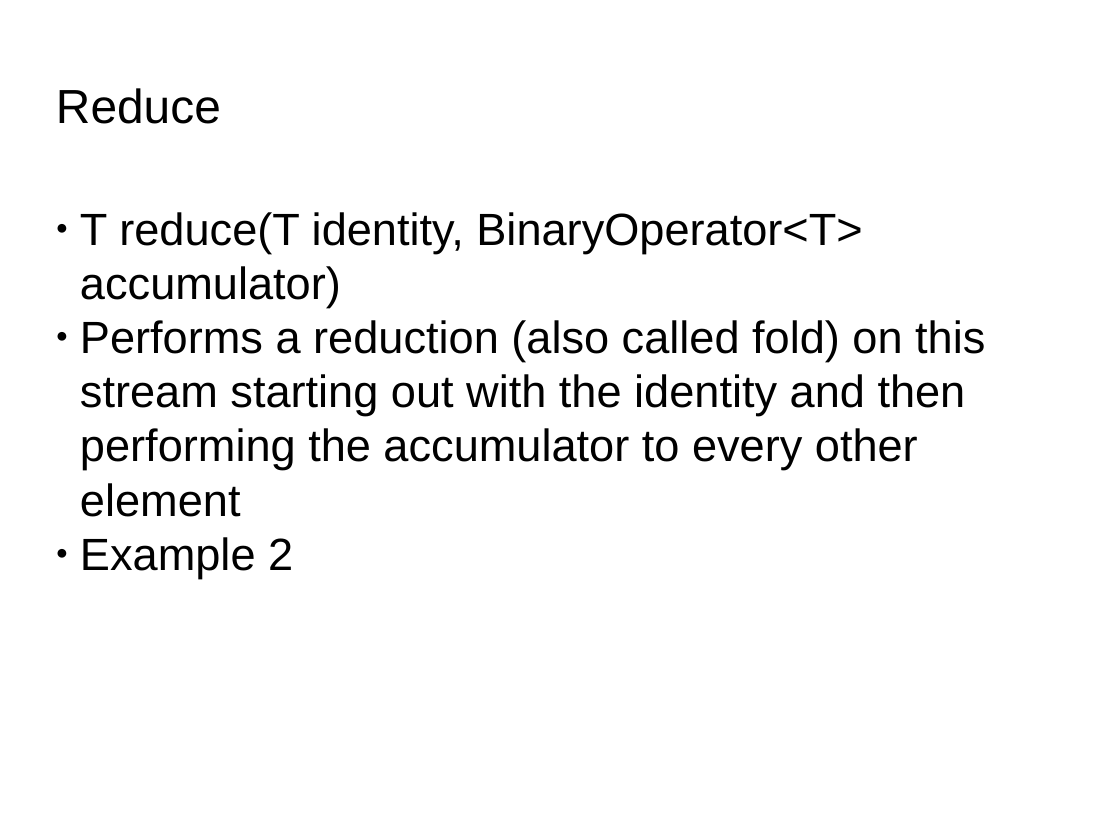
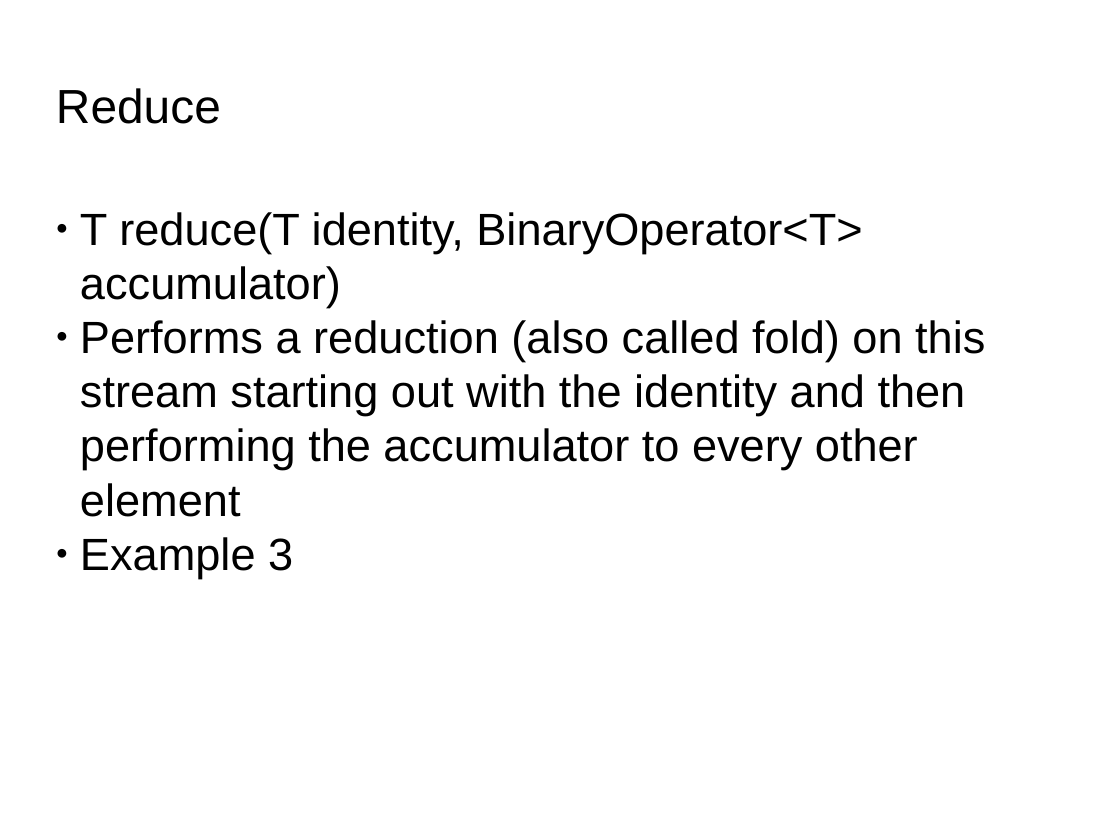
Before and after one commit to DWiechert/java8, a slide deck: slide 7 of Java8.odp (slide 5 before the commit). Drawn at 1120x840 pixels with LibreOffice and Linux fonts; fonts in the diff are those of the drawing; background and template pictures are left out. Boxes give left, top, right and bottom in pixels: in the first picture for what was removed or moved away, otherwise in the second. Text is boxed around its words. In the diff, an @@ line names an element or a change of style, - is before the commit and + after.

Commit message:
Added collecting examples.

```diff
--- a/Java8.odp
+++ b/Java8.odp
@@ text at (80, 537, 293, 578): text changed @@
-● Example 2
+● Example 3
```
Also in this commit, not shown: 7 other slides changed, 2 slides added, 7 other files.
